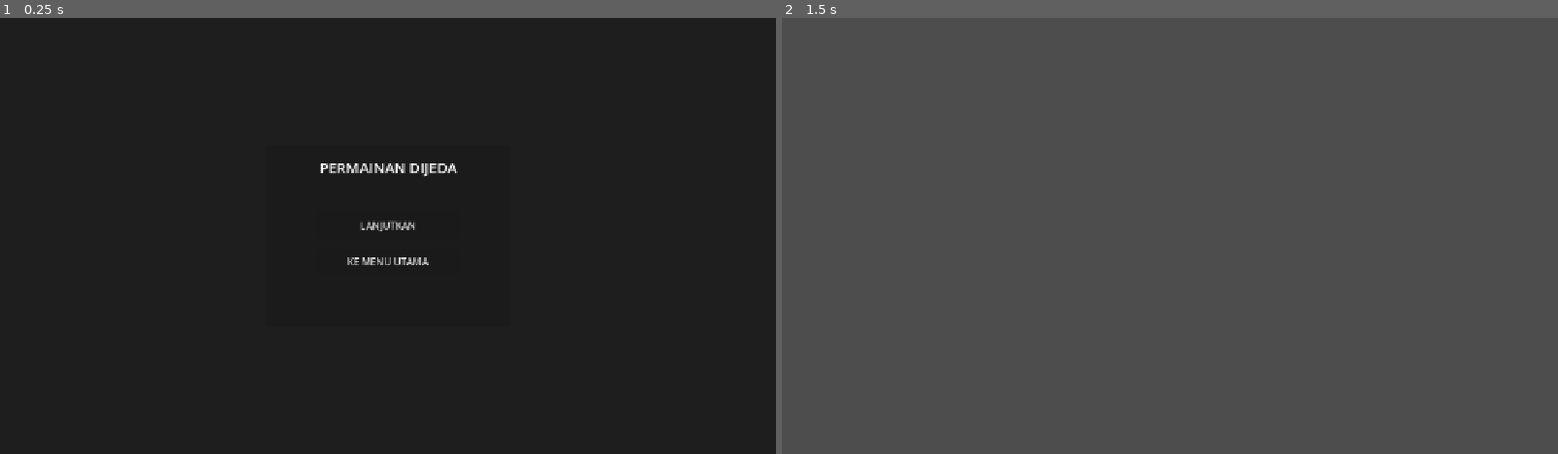
Above: before the commit, frames 1-2 (left to right).
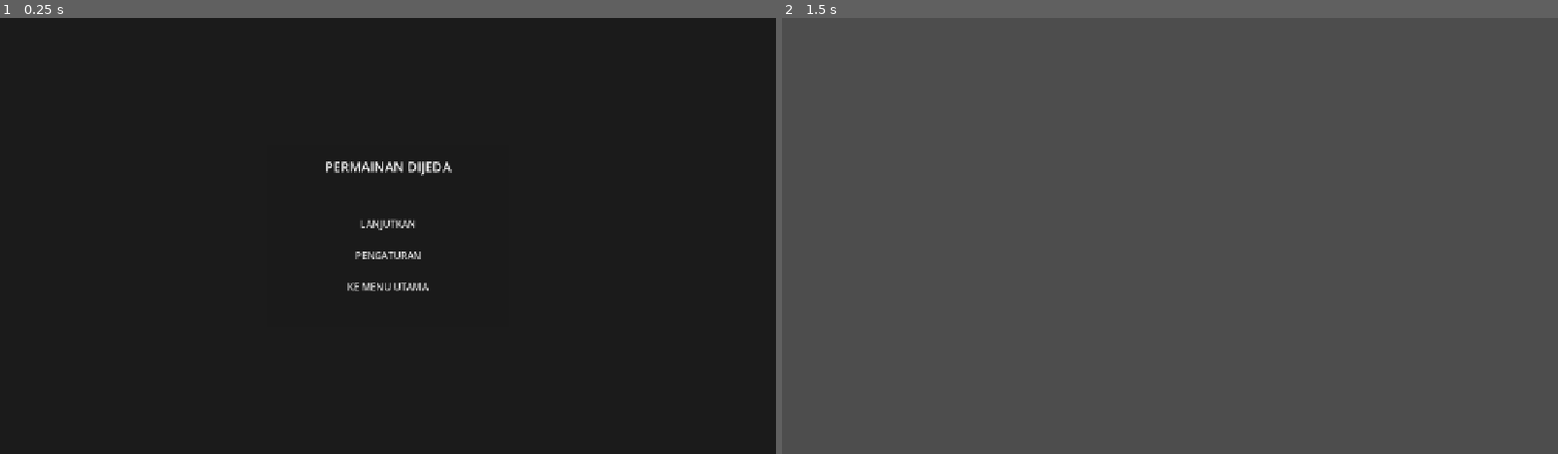
Above: after the commit, the same moments.

Repository: latifatulahfa398-lab/Tangga_Snake
Game: Godot game, scene res://scenes/ui/pause_menu.tscn
The game is run twice, just before and just after one commit, with the same random seed, the same clock (stepped at 60 frames per second) and the same inputs. This scene is started directly instead of the project's main scene.
Inputs:
- Up to frame 1 (0.25 s): no input
- Up to frame 2 (1.5 s): click "LANJUTKAN" at 0.5 s; tap Enter at 1.25 s

The runs differ from the first frame. In frame 1, 0.8% of the frame differs, in the area x 41-59%, y 32-63%; in frame 2, nothing differs.
Error before the commit: Invalid access to property or key 'pressed' on a base object of type 'null instance'. (res://scripts/ui/pause_menu.gd:12)

Commit message:
Fix: Menambahkan BtnSettings node pada pause_menu.tscn - 2026-10-30 12:54:29

Diff:
--- a/scenes/ui/pause_menu.tscn
+++ b/scenes/ui/pause_menu.tscn
@@ -1,9 +1,8 @@
-[gd_scene format=3 uid="uid://c7cntinjqleqw"]
+[gd_scene load_steps=2 format=3 uid="uid://pause_menu_001"]
 
-[ext_resource type="Script" uid="uid://cw3sjbke8mdii" path="res://scripts/ui/pause_menu.gd" id="1_pause_script"]
+[ext_resource type="Script" path="res://scripts/ui/pause_menu.gd" id="1_pause_script"]
 
-[node name="PauseMenu" type="Control" unique_id=1665548392]
-process_mode = 3
+[node name="PauseMenu" type="Control"]
 layout_mode = 3
 anchors_preset = 15
 anchor_right = 1.0
@@ -12,16 +11,16 @@
 grow_vertical = 2
 script = ExtResource("1_pause_script")
 
-[node name="Overlay" type="ColorRect" parent="." unique_id=102504739]
+[node name="Overlay" type="ColorRect" parent="."]
 layout_mode = 1
 anchors_preset = 15
 anchor_right = 1.0
 anchor_bottom = 1.0
 grow_horizontal = 2
 grow_vertical = 2
-color = Color(0, 0, 0, 0.6)
+color = Color(0, 0, 0, 0.65)
 
-[node name="Panel" type="Panel" parent="." unique_id=1894103695]
+[node name="Panel" type="Panel" parent="."]
 layout_mode = 1
 anchors_preset = 8
 anchor_left = 0.5
@@ -35,41 +34,46 @@
 grow_horizontal = 2
 grow_vertical = 2
 
-[node name="Title" type="Label" parent="Panel" unique_id=460785462]
+[node name="Title" type="Label" parent="Panel"]
 layout_mode = 1
 anchors_preset = 5
 anchor_left = 0.5
 anchor_right = 0.5
-offset_left = -100.0
+offset_left = -120.0
 offset_top = 20.0
-offset_right = 100.0
-offset_bottom = 50.0
+offset_right = 120.0
+offset_bottom = 55.0
 grow_horizontal = 2
-theme_override_font_sizes/font_size = 24
+theme_override_font_sizes/font_size = 22
 text = "PERMAINAN DIJEDA"
 horizontal_alignment = 1
 
-[node name="VBoxContainer" type="VBoxContainer" parent="Panel" unique_id=1618927582]
+[node name="VBoxContainer" type="VBoxContainer" parent="Panel"]
 layout_mode = 1
 anchors_preset = 8
 anchor_left = 0.5
 anchor_top = 0.5
 anchor_right = 0.5
 anchor_bottom = 0.5
-offset_left = -120.0
+offset_left = -140.0
 offset_top = -40.0
-offset_right = 120.0
-offset_bottom = 80.0
+offset_right = 140.0
+offset_bottom = 110.0
 grow_horizontal = 2
 grow_vertical = 2
-theme_override_constants/separation = 15
+theme_override_constants/separation = 12
 
-[node name="BtnResume" type="Button" parent="Panel/VBoxContainer" unique_id=1644516960]
-custom_minimum_size = Vector2(0, 45)
+[node name="BtnResume" type="Button" parent="Panel/VBoxContainer"]
+custom_minimum_size = Vector2(0, 40)
 layout_mode = 2
 text = "LANJUTKAN"
 
-[node name="BtnMainMenu" type="Button" parent="Panel/VBoxContainer" unique_id=2141220067]
-custom_minimum_size = Vector2(0, 45)
+[node name="BtnSettings" type="Button" parent="Panel/VBoxContainer"]
+custom_minimum_size = Vector2(0, 40)
+layout_mode = 2
+text = "PENGATURAN"
+
+[node name="BtnMainMenu" type="Button" parent="Panel/VBoxContainer"]
+custom_minimum_size = Vector2(0, 40)
 layout_mode = 2
 text = "KE MENU UTAMA"
